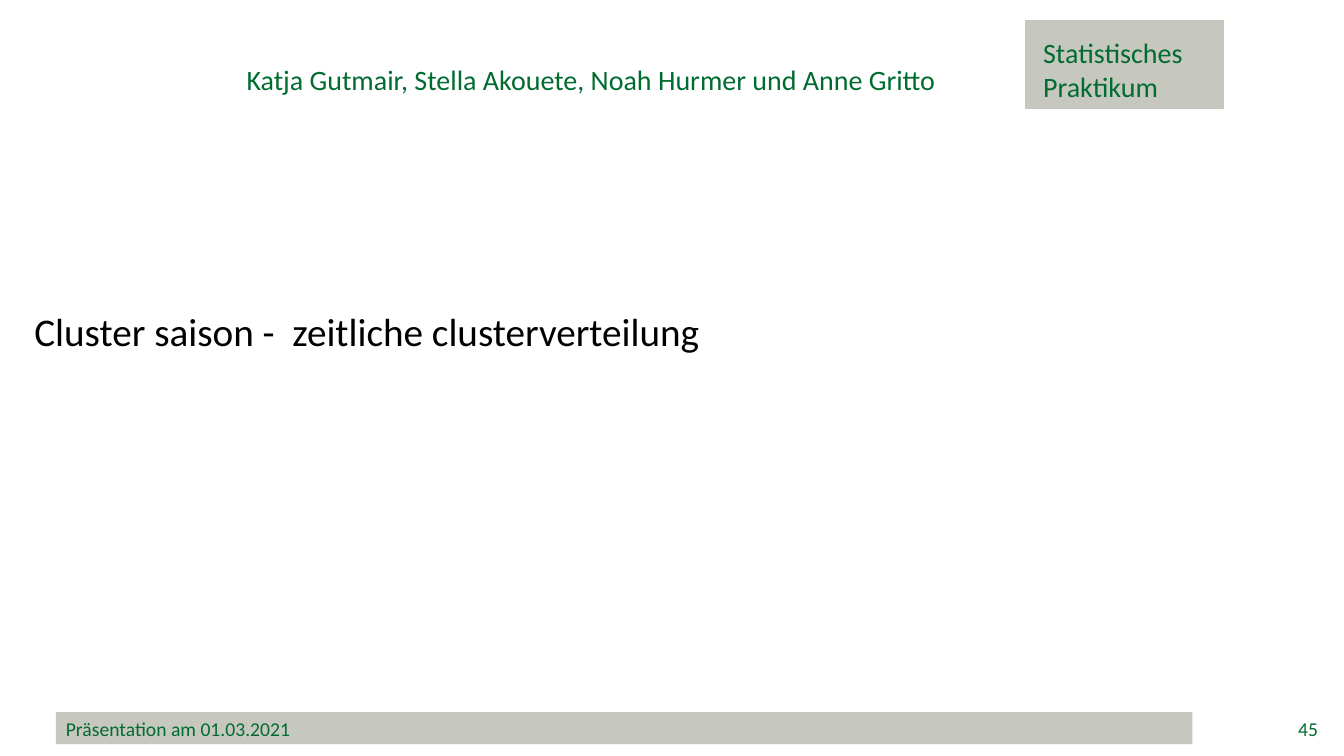
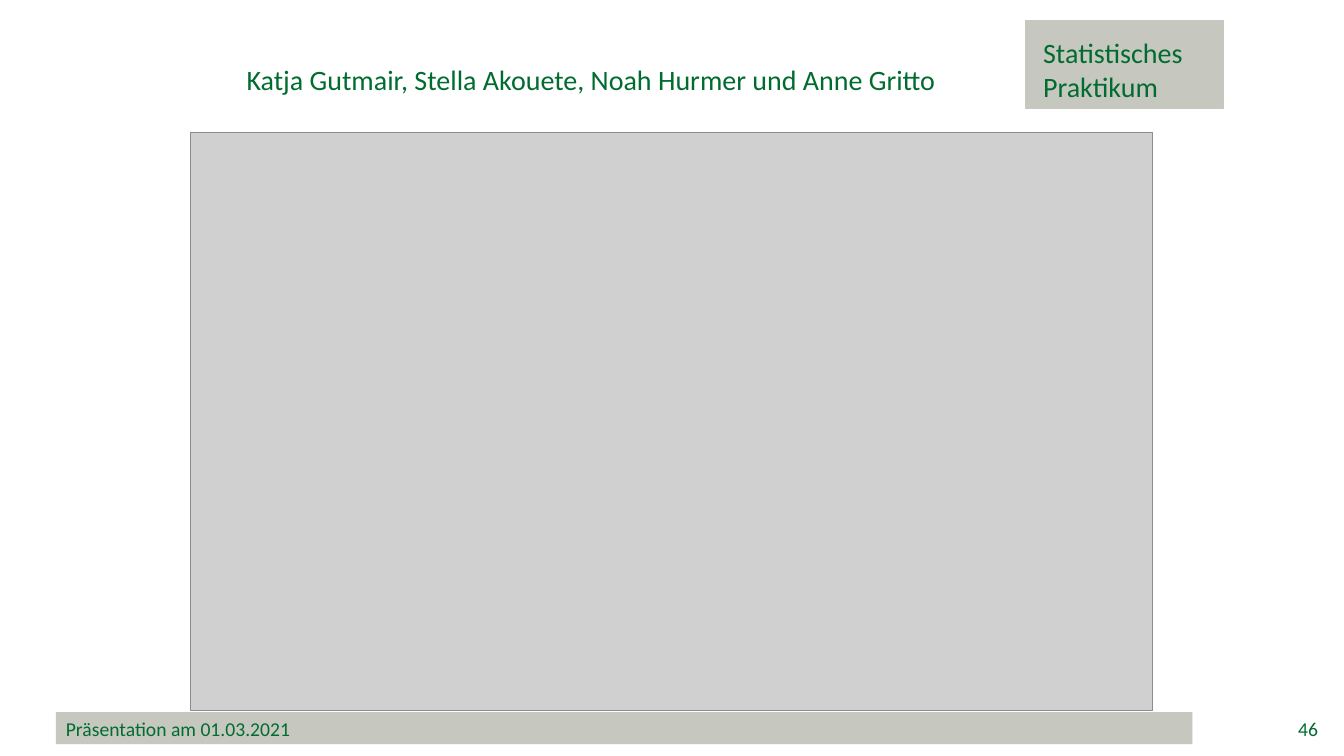
Before and after one commit to minimops/weatherFrog, a slide deck: slide 46 of documentation/ppt/Präsentation.pptx (slide 45 before the commit). Drawn at 1344x756 pixels with LibreOffice and Linux fonts; fonts in the diff are those of the drawing; grey boxes stand for pictures; background and template pictures are left out. Boxes give left, top, right and bottom in pixels: in the first picture for what was removed or moved away, otherwise in the second. Text is boxed around its words. In the diff, an @@ line names an element or a change of style, - is before the commit and + after.

```diff
--- a/documentation/ppt/Präsentation.pptx
+++ b/documentation/ppt/Präsentation.pptx
@@ picture added at (x1=191, y1=133, x2=1152, y2=711) @@
@@ text removed at (x1=34, y1=318, x2=699, y2=353) @@
-Cluster saison - zeitliche clusterverteilung
@@ page number at (x1=1298, y1=722, x2=1318, y2=736): text changed @@
-45
+46
```
Also in this commit, not shown: 23 other slides changed, 9 slides added.
